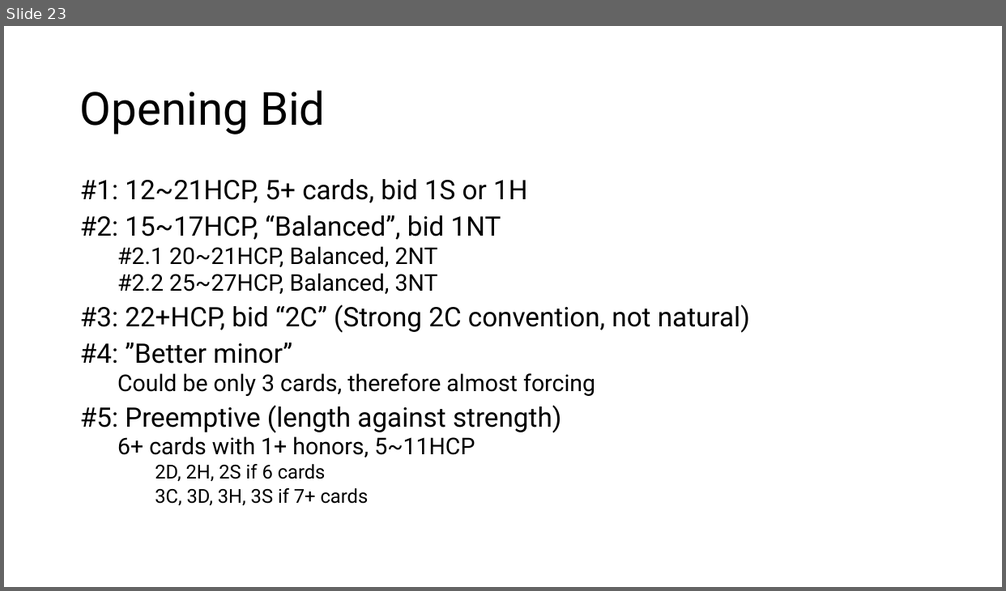
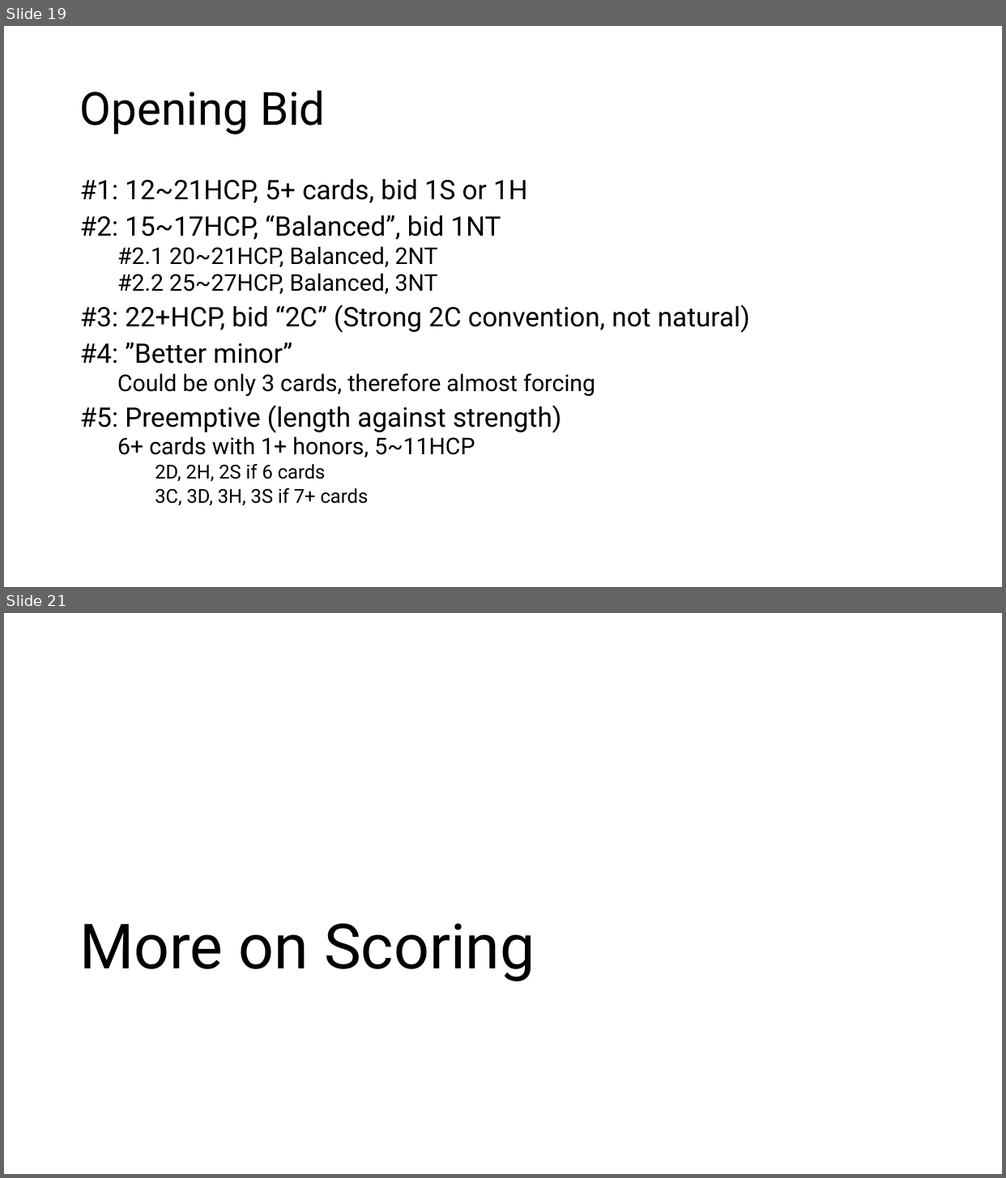
Before and after one commit to sywhub/bridge101, a slide deck: lectures.pptx. Shown one above the other, each under a label of ours: slide 23 before the commit, slides 19 and 21 after it; the slides between them are not shown. The pictures are 1006x591 and 1006x1178 pixels, drawn with LibreOffice and Linux fonts; fonts in the diff are those of the drawing; background and template pictures are left out. Boxes give left, top, right and bottom in pixels: in the first picture for what was removed or moved away, otherwise in the second. Text is boxed around its words. In the diff, an @@ line names an element or a change of style, - is before the commit and + after.

```diff
--- a/lectures.pptx
+++ b/lectures.pptx
@@ slide 21 added at box(4, 613, 1002, 1174), background #FFFFFF @@
@@ title added at box(79, 923, 535, 982), 60 pt, text #000000 @@
+More on Scoring
@@ what was slide 23 is now slide 19 @@
```
Also in this commit, not shown: 4 slides changed, 2 other slides added, 2 other files.
